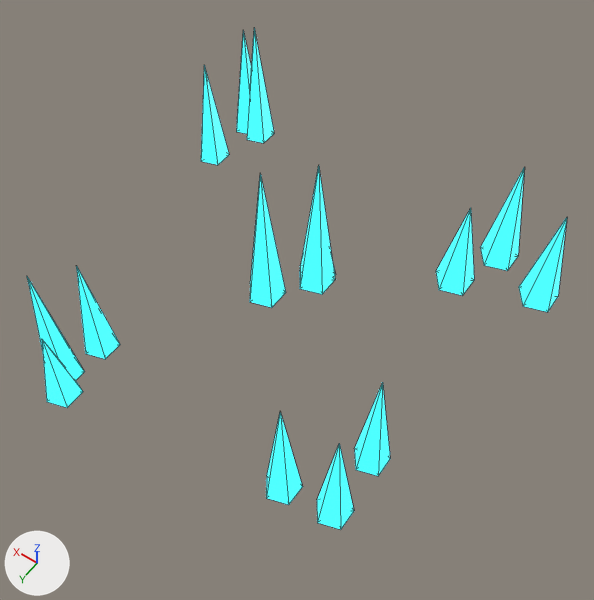
A saved change to the glTF model unity/Assets/Pez/Resources/PezModels/ores/crystal.glb.
One viewpoint serves both versions: a 50 mm camera at (-0.564, 0.758, 1.229) aimed at (-0.055, 0.046, 0.109). Arrows for +X, +Y and +Z are at lower left; the lights stay in place. The picture after the commit comes second. Mesh edges are drawn as thin lines. Where no turn or scale is listed for an object, it has been applied to the vertices.

The older version as bpy lines, for what is in view:
```python
ob_cluster_0__m_e_cyan = bpy.data.objects.new('cluster_0__M_E_Cyan', me_cluster_0__m_e_cyan)
ob_cluster_0__m_e_cyan.location = (-0.28, 0.25, 0.0)
ob_cluster_1__m_e_cyan = bpy.data.objects.new('cluster_1__M_E_Cyan', me_cluster_1__m_e_cyan)
ob_cluster_1__m_e_cyan.location = (0.25, 0.3, 0.0)
ob_cluster_2__m_e_cyan = bpy.data.objects.new('cluster_2__M_E_Cyan', me_cluster_2__m_e_cyan)
ob_cluster_2__m_e_cyan.location = (0.05, -0.05, 0.0)
ob_cluster_3__m_e_cyan = bpy.data.objects.new('cluster_3__M_E_Cyan', me_cluster_3__m_e_cyan)
ob_cluster_3__m_e_cyan.location = (-0.3, -0.28, 0.0)
ob_cluster_4__m_e_cyan = bpy.data.objects.new('cluster_4__M_E_Cyan', me_cluster_4__m_e_cyan)
ob_cluster_4__m_e_cyan.location = (0.3, -0.3, 0.0)
```
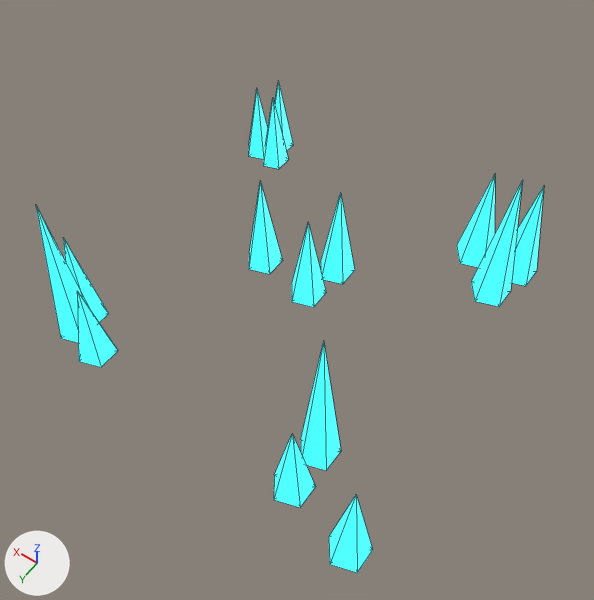
What differs and where, as boxes [x1, y1, x2, y2] in the pictures (594 x 600 px; the box of a moved part takes in the faces that stretch with it):
'cluster_0__M_E_Cyan', reshaped (20% narrower, 56% taller)
    before: [266, 382, 390, 530]
    after: [274, 341, 373, 573]
'cluster_3__M_E_Cyan', reshaped (33% narrower, 8% shorter)
    before: [436, 168, 567, 312]
    after: [457, 174, 544, 307]
'cluster_1__M_E_Cyan', reshaped (12% narrower, 13% taller)
    before: [27, 266, 120, 408]
    after: [36, 206, 118, 367]
'cluster_2__M_E_Cyan', reshaped (23% wider, 12% shorter)
    before: [250, 166, 336, 308]
    after: [249, 182, 355, 307]
'cluster_4__M_E_Cyan', reshaped (38% narrower, 36% shorter)
    before: [201, 28, 274, 165]
    after: [248, 81, 293, 169]
part 1 of me_cluster_0__m_e_cyan, moved or reshaped
    before: [317, 443, 354, 530]
    after: [274, 434, 315, 508]
part 2 of me_cluster_0__m_e_cyan, moved or reshaped
    before: [354, 382, 390, 476]
    after: [301, 341, 341, 470]
part 3 of me_cluster_0__m_e_cyan, moved or reshaped
    before: [266, 412, 303, 505]
    after: [329, 495, 373, 573]
part 4 of me_cluster_1__m_e_cyan, moved or reshaped
    before: [27, 277, 84, 380]
    after: [36, 206, 90, 343]
part 5 of me_cluster_1__m_e_cyan, moved or reshaped
    before: [76, 266, 120, 359]
    after: [63, 237, 109, 323]
part 6 of me_cluster_1__m_e_cyan, moved or reshaped
    before: [42, 340, 83, 408]
    after: [77, 291, 118, 367]
part 7 of me_cluster_2__m_e_cyan, moved or reshaped
    before: [300, 166, 335, 294]
    after: [321, 193, 355, 284]
part 8 of me_cluster_2__m_e_cyan, moved or reshaped (not visible before)
    after: [249, 182, 283, 274]
part 9 of me_cluster_2__m_e_cyan, moved or reshaped
    before: [250, 173, 286, 308]
    after: [292, 223, 326, 307]
part 10 of me_cluster_3__m_e_cyan, moved or reshaped
    before: [519, 218, 567, 312]
    after: [512, 186, 544, 286]
part 11 of me_cluster_3__m_e_cyan, moved or reshaped
    before: [480, 168, 524, 271]
    after: [471, 180, 523, 307]
part 12 of me_cluster_3__m_e_cyan, moved or reshaped
    before: [436, 208, 474, 295]
    after: [457, 174, 495, 267]
part 13 of me_cluster_4__m_e_cyan, moved or reshaped
    before: [247, 28, 274, 143]
    after: [248, 90, 268, 159]
part 14 of me_cluster_4__m_e_cyan, moved or reshaped
    before: [236, 31, 251, 134]
    after: [275, 81, 293, 152]
part 15 of me_cluster_4__m_e_cyan, moved or reshaped
    before: [201, 65, 229, 165]
    after: [263, 99, 288, 169]

What changed in the scene script:
```text
Change me_cluster_0__m_e_cyan:
    remove me_cluster_0__m_e_cyan.from_pydata(...)  # 21 vertices, 30 faces; spans x -0.044..0.104, y -0.105..0.081, z 0.0..0.24
    add me_cluster_0__m_e_cyan.from_pydata(...)  # 21 vertices, 30 faces; spans x -0.102..0.098, y -0.071..0.111, z 0.0..0.318
    me_cluster_0__m_e_cyan part 1: the loose piece of 7 vertices spanning x -0.044..0.014, y 0.006..0.067, z 0.0..0.224 is scaled about its middle by (1.15, 1.15, 0.793), then moved by (0.077, 0.005, -0.023)
    me_cluster_0__m_e_cyan part 2: the loose piece of 7 vertices spanning x -0.043..0.015, y -0.105..-0.043, z 0.0..0.235 is scaled about its middle by (1.15, 1.15, 1.35), then moved by (0.078, 0.038, 0.041)
    me_cluster_0__m_e_cyan part 3: the loose piece of 7 vertices spanning x 0.046..0.104, y 0.02..0.081, z 0.0..0.24 is scaled about its middle by (1.15, 1.15, 0.831), then moved by (-0.143, 0.025, -0.02)
Change me_cluster_1__m_e_cyan:
    remove me_cluster_1__m_e_cyan.from_pydata(...)  # 21 vertices, 30 faces; spans x -0.071..0.017, y -0.066..0.109, z 0.0..0.267
    add me_cluster_1__m_e_cyan.from_pydata(...)  # 21 vertices, 30 faces; spans x -0.061..0.079, y -0.106..0.016, z 0.0..0.324
    me_cluster_1__m_e_cyan part 4: the loose piece of 7 vertices spanning x -0.043..0.017, y 0.014..0.078, z 0.0..0.267 is scaled about its middle by (1.12, 1.12, 1.21), then moved by (0.049, -0.083, 0.028)
    me_cluster_1__m_e_cyan part 5: the loose piece of 7 vertices spanning x -0.054..0.006, y -0.066..-0.003, z 0.0..0.222 is scaled about its middle by (1.12, 1.12, 0.957), then moved by (0.069, -0.036, -0.005)
    me_cluster_1__m_e_cyan part 6: the loose piece of 7 vertices spanning x -0.071..-0.011, y 0.045..0.109, z 0.0..0.16 is scaled about its middle by (1.12, 1.12, 1.09), then moved by (0.014, -0.097, 0.007)
Change me_cluster_2__m_e_cyan:
    remove me_cluster_2__m_e_cyan.from_pydata(...)  # 21 vertices, 30 faces; spans x -0.086..0.041, y -0.082..0.082, z 0.0..0.31
    add me_cluster_2__m_e_cyan.from_pydata(...)  # 21 vertices, 30 faces; spans x -0.105..0.091, y -0.112..0.036, z 0.0..0.216
    me_cluster_2__m_e_cyan part 7: the loose piece of 7 vertices spanning x -0.086..-0.018, y -0.071..0.001, z 0.0..0.298 is scaled about its middle by (0.966, 0.966, 0.712), then moved by (-0.019, -0.042, -0.043)
    me_cluster_2__m_e_cyan part 8: the loose piece of 7 vertices spanning x -0.08..-0.011, y -0.082..-0.01, z 0.0..0.199 is scaled about its middle by (0.966, 0.966, 1.09), then moved by (0.103, 0.03, 0.009)
    me_cluster_2__m_e_cyan part 9: the loose piece of 7 vertices spanning x -0.028..0.041, y 0.01..0.082, z 0.0..0.31 is scaled about its middle by (0.966, 0.966, 0.632), then moved by (-0.064, -0.045, -0.057)
Change me_cluster_3__m_e_cyan:
    remove me_cluster_3__m_e_cyan.from_pydata(...)  # 21 vertices, 30 faces; spans x -0.104..0.116, y -0.101..0.079, z 0.0..0.238
    add me_cluster_3__m_e_cyan.from_pydata(...)  # 21 vertices, 30 faces; spans x -0.043..0.116, y -0.087..0.063, z 0.0..0.291
    me_cluster_3__m_e_cyan part 10: the loose piece of 7 vertices spanning x -0.104..-0.032, y -0.053..0.022, z 0.0..0.218 is scaled about its middle by (1.01, 1.01, 1.06), then moved by (0.061, -0.033, 0.006)
    me_cluster_3__m_e_cyan part 11: the loose piece of 7 vertices spanning x 0.003..0.075, y -0.101..-0.026, z 0.0..0.238 is scaled about its middle by (1.01, 1.01, 1.22), then moved by (-0.027, 0.089, 0.026)
    me_cluster_3__m_e_cyan part 12: the loose piece of 7 vertices spanning x 0.045..0.116, y 0.004..0.079, z 0.0..0.199 is scaled about its middle by (1.01, 1.01, 1.09), then moved by (-0.001, -0.082, 0.009)
Change me_cluster_4__m_e_cyan:
    remove me_cluster_4__m_e_cyan.from_pydata(...)  # 21 vertices, 30 faces; spans x 0.012..0.111, y -0.1..0.086, z 0.0..0.273
    add me_cluster_4__m_e_cyan.from_pydata(...)  # 21 vertices, 30 faces; spans x -0.065..0.035, y -0.084..0.018, z 0.0..0.175
    me_cluster_4__m_e_cyan part 13: the loose piece of 7 vertices spanning x 0.012..0.073, y -0.093..-0.028, z 0.0..0.273 is scaled about its middle by (0.888, 0.888, 0.621), then moved by (-0.035, 0.044, -0.052)
    me_cluster_4__m_e_cyan part 14: the loose piece of 7 vertices spanning x 0.047..0.108, y -0.1..-0.036, z 0.0..0.249 is scaled about its middle by (0.888, 0.888, 0.701), then moved by (-0.096, 0.012, -0.037)
    me_cluster_4__m_e_cyan part 15: the loose piece of 7 vertices spanning x 0.05..0.111, y 0.021..0.086, z 0.0..0.236 is scaled about its middle by (0.888, 0.888, 0.72), then moved by (-0.118, -0.065, -0.033)
```
